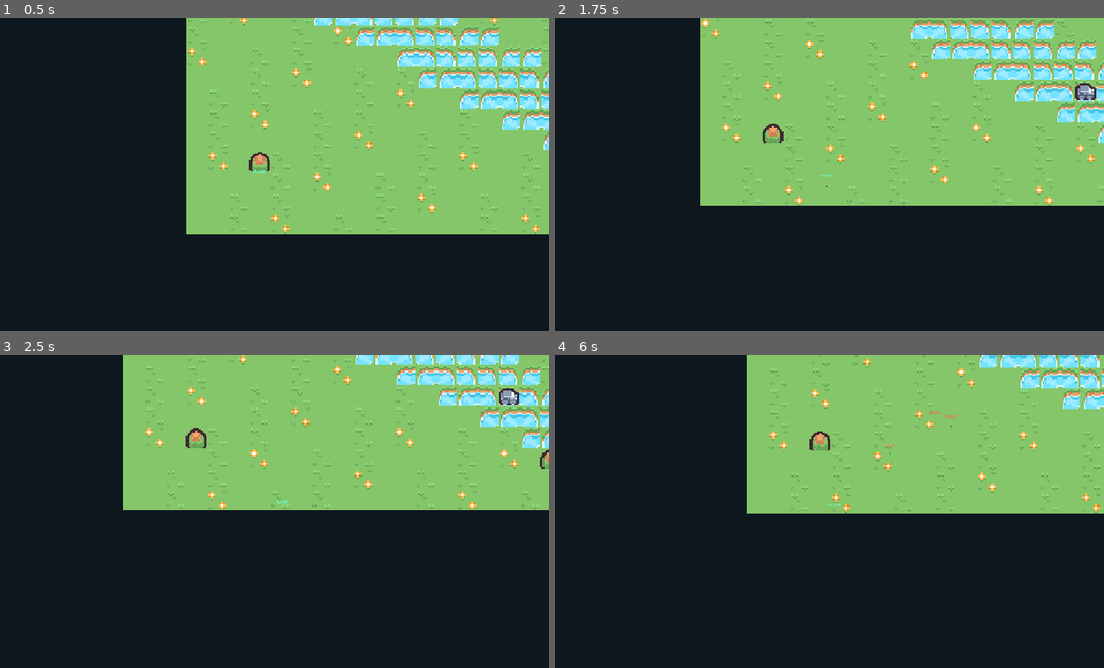
Above: before the commit, frames 1-4 (two rows, left to right).
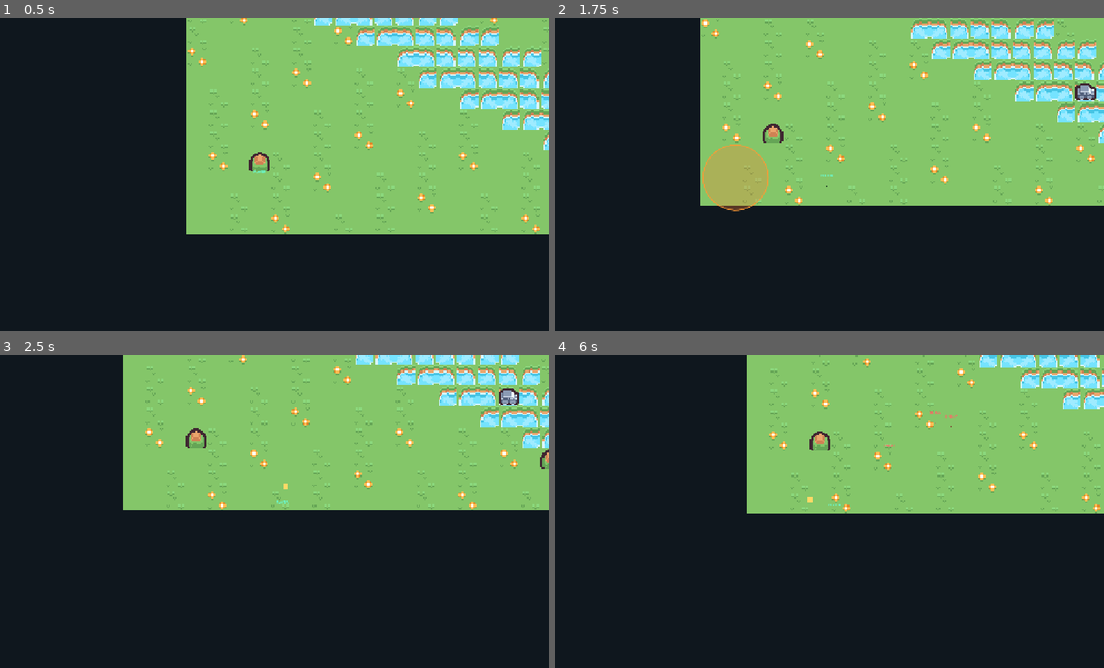
Above: after the commit, the same moments.

Repository: pollyza/encore-hackathon
Game: Godot game, scene res://scenes/main.tscn
Two runs of this game, one before a commit and one after it. Both use one fixed random seed, a clock stepped at 60 frames per second and the inputs below.
Inputs (mouse positions are in pixels of both pictures, inside the frame that each line leads up to):
- Up to frame 1 (0.5 s): no input
- Up to frame 2 (1.75 s): move the mouse to (950, 158) at 0.52 s; hold D (move_right) 0.53-1.28 s; tap Q (ability_q) at 0.6 s; tap T (ability_r) at 0.8, 1.35 s; move the mouse to (714, 190) at 1.27 s; hold S (move_down) from 1.28 s (still down); tap E (ability_w) at 1.55 s
- Up to frame 3 (2.5 s): move the mouse to (323, 442) at 2.02 s; release S (move_down) at 2.03 s; hold D (move_right) from 2.03 s (still down); tap E (ability_w) at 2.1 s; tap Q (ability_q) at 2.3 s
- Up to frame 4 (6 s): move the mouse to (796, 574) at 2.77 s; release D (move_right) at 2.78 s; hold W (move_up) 2.78-3.53 s; tap R (ability_e) at 2.85 s; tap T (ability_r) at 3.05, 4.35, 5.3 s; move the mouse to (994, 558) at 3.52 s; hold A (move_left) 3.53-5.03 s; tap Q (ability_q) at 3.6, 4.55, 5.85 s; tap E (ability_w) at 3.8, 5.1 s; move the mouse to (659, 464) at 4.27 s; move the mouse to (851, 511) at 5.02 s; hold S (move_down) 5.03-5.78 s; move the mouse to (741, 433) at 5.77 s; hold D (move_right) from 5.78 s (still down)

Frame 1 is identical in both runs. In frame 2, 2.0% of the frame differs, in the area x 26-39%, y 40-62%; in frame 3, less than 0.1%; in frame 4, less than 0.1%.

Commit message:
feat(godot): wire Q bolt + W blast abilities onto player by default
User skipped the editor dance per chat ("接技能" = "do the ability hookup").
Result: F5 on a freshly cloned repo now gives a playable hero with WASD
movement + mouse-aimed Q skillshot + cursor-placed W AoE, no manual
inspector configuration needed.

What ships:

  scripts/abilities/q_bolt_default.tres
    Resource preset for AbilityQBolt: damage 40, range 320, cooldown 1.5s,
    mana 30, projectile speed 560 u/s, hit radius 16, ±25° aim assist.
    projectile_scene preset to res://scenes/projectile.tscn.

  scripts/abilities/w_blast_default.tres
    Resource preset for AbilityWBlast: damage 55, range 280, cooldown 6s,
    mana 45, 0.4s telegraph delay, 100px AoE radius.
    telegraph_scene preset to res://scenes/aoe_telegraph.tscn.

  scripts/arena.gd (updated)
    + const PLAYER_Q / PLAYER_W = preload(...) — compile-time refs so
      missing files would fail loud at script parse, not at runtime
    + _spawn_heroes() assigns these onto player.ability_q / ability_w

Why hardcoded preload instead of @export

Could have made these @export Ability fields and dragged the .tres into
the inspector slots on arena.tscn. Faster path for the user: just commit
the wiring in code. The user can still override per-instance by setting
ability_q in their own scene later — it's just a default.

Balance notes (eyeball, tunable in the .tres files)

  Q · 40 dmg / 1.5s CD ≈ 27 DPS. Enemy hero has 100 HP → 4 hits to kill,
  ~6s rotation. With 3 enemies that's ~18s. The 45s round timer leaves
  comfortable headroom for misses + repositioning.

  W · 55 dmg / 6s CD ≈ 9 DPS per target, but hits ALL in 100px radius.
  Best opening / cluster-clear ability.

  Mana · player has 100 max + 8/s regen. Q costs 30 (recovers in ~4s),
  W costs 45 (recovers in ~6s). Mana isn't a bottleneck, so it doesn't
  add unfun friction.

Verified

  godot --headless --path godot scenes/main.tscn --quit-after 3
  → clean output, no parse errors, no missing-resource errors.

What's NOT in this commit

  - No E / R abilities yet (optional Day 1 stretch)
  - Enemies still use basic-attack only (intentional — keeps player Q/W
    feeling like the differentiator)
  - No skill UI (HUD wiring is Day 2 task per godot/README.md)

Co-Authored-By: Claude Opus 4.7 <noreply@anthropic.com>

Diff:
--- /dev/null
+++ b/godot/scripts/abilities/q_bolt_default.tres
@@ -0,0 +1,16 @@
+[gd_resource type="Resource" script_class="AbilityQBolt" load_steps=3 format=3]
+
+[ext_resource type="Script" path="res://scripts/abilities/q_bolt.gd" id="1_qbolt"]
+[ext_resource type="PackedScene" path="res://scenes/projectile.tscn" id="2_projectile"]
+
+[resource]
+script = ExtResource("1_qbolt")
+ability_name = "Bolt"
+cooldown = 1.5
+mana_cost = 30.0
+ability_range = 320.0
+damage = 40.0
+projectile_speed = 560.0
+projectile_radius = 16.0
+aim_assist_cone_deg = 25.0
+projectile_scene = ExtResource("2_projectile")
--- /dev/null
+++ b/godot/scripts/abilities/w_blast_default.tres
@@ -0,0 +1,15 @@
+[gd_resource type="Resource" script_class="AbilityWBlast" load_steps=3 format=3]
+
+[ext_resource type="Script" path="res://scripts/abilities/w_blast.gd" id="1_wblast"]
+[ext_resource type="PackedScene" path="res://scenes/aoe_telegraph.tscn" id="2_telegraph"]
+
+[resource]
+script = ExtResource("1_wblast")
+ability_name = "Blast"
+cooldown = 6.0
+mana_cost = 45.0
+ability_range = 280.0
+damage = 55.0
+telegraph_delay = 0.4
+aoe_radius = 100.0
+telegraph_scene = ExtResource("2_telegraph")
--- a/godot/scripts/arena.gd
+++ b/godot/scripts/arena.gd
@@ -34,6 +34,12 @@
 ## Player + enemy sprite textures. Drag from assets/sprites/ in inspector.
 @export var player_sprite: Texture2D
 @export var enemy_sprites: Array[Texture2D] = []
+
+## Default Q + W abilities slotted onto the player at spawn. Hard-coded
+## preloads so the user gets a playable game on first F5 without manually
+## dragging .tres into hero inspector slots.
+const PLAYER_Q: Ability = preload("res://scripts/abilities/q_bolt_default.tres")
+const PLAYER_W: Ability = preload("res://scripts/abilities/w_blast_default.tres")
 
 # Terrain tiles preloaded — paths are stable, so use preload (compile-time).
 const TILE_GRASS_A: Texture2D = preload("res://assets/tiles/individual/tile_0000.png")
@@ -144,6 +150,8 @@
     _player = hero_scene.instantiate() as Hero
     _player.is_player = true
     _player.position = tile_to_world(PLAYER_SPAWN_TILE)
+    _player.ability_q = PLAYER_Q
+    _player.ability_w = PLAYER_W
     if player_sprite:
         _apply_hero_sprite(_player, player_sprite, Color(0.4, 1.0, 0.85))
     _heroes.add_child(_player)
